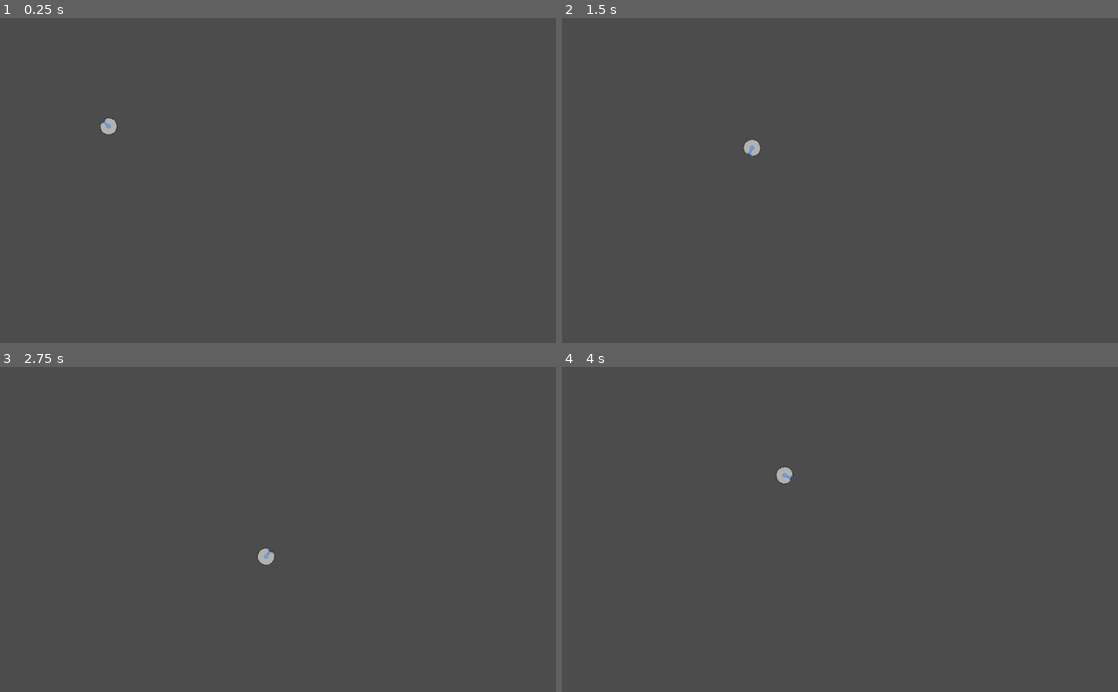
Above: before the commit, frames 1-4 (two rows, left to right).
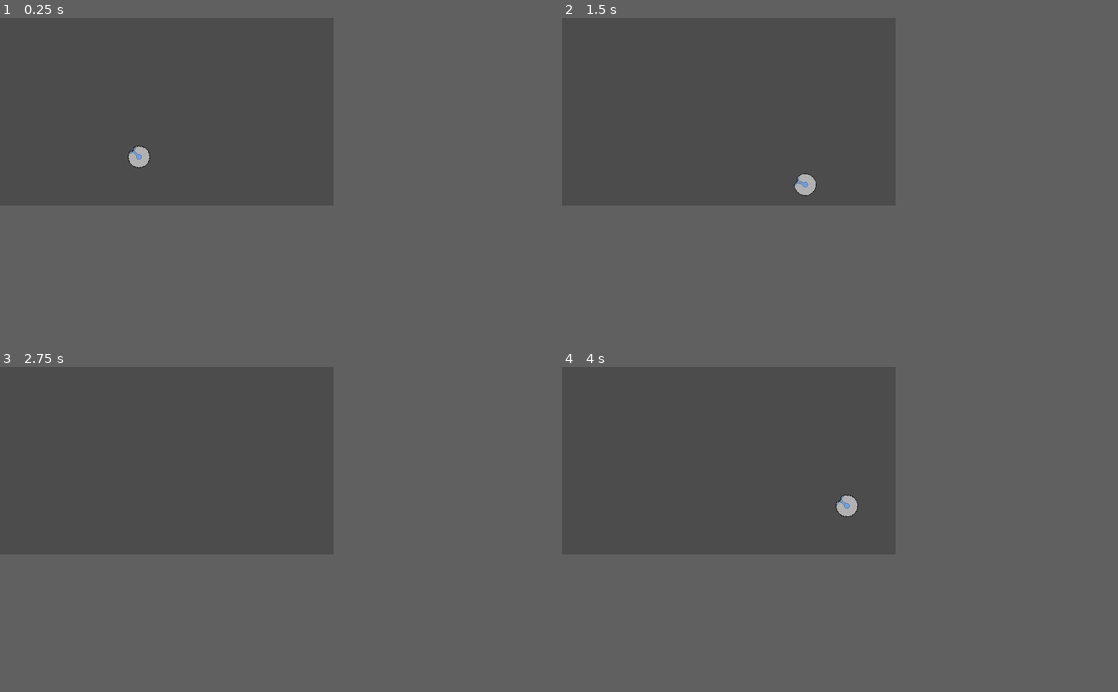
Above: after the commit, the same moments.

Repository: PKGaspi/ACMUPM-GameDevIntro
Game: Godot game, scene res://Main.tscn
Two runs of this game, one before a commit and one after it. Both use one fixed random seed, a clock stepped at 60 frames per second and the inputs below.
Inputs (mouse positions are in pixels of both pictures, inside the frame that each line leads up to):
- Up to frame 1 (0.25 s): no input
- Up to frame 2 (1.5 s): tap Enter at 0.5 s; move the mouse to (962, 164) at 0.52 s; press the mouse at (962, 164) at 0.53 s; hold D (move_right) 0.53-1.28 s; move the mouse to (728, 196) at 1.27 s; release the mouse at (728, 196) at 1.28 s; hold S (move_down) from 1.28 s (still down); click (728, 196) at 1.35 s
- Up to frame 3 (2.75 s): move the mouse to (333, 458) at 2.02 s; release S (move_down) at 2.03 s; press the mouse at (333, 458) at 2.03 s; hold D (move_right) from 2.03 s (still down)
- Up to frame 4 (4 s): move the mouse to (812, 594) at 2.77 s; release D (move_right) at 2.78 s; release the mouse at (812, 594) at 2.78 s; hold W (move_up) 2.78-3.53 s; click (812, 594) at 2.85 s; move the mouse to (1006, 578) at 3.52 s; press the mouse at (1006, 578) at 3.53 s; hold A (move_left) from 3.53 s (still down)
In our replay, the window is 800x468 before the commit and 480x270 after it. These sizes can differ from the game's own. Grey fills any space a smaller window leaves; there, only what the larger window draws over its background counts as a difference.

The runs differ from the first frame. In frame 1, 0.3% of the frame differs, in the area x 18-27%, y 30-47%; in frame 2, 0.3%; in frame 3, 0.1%; in frame 4, 0.3%, in the area x 38-54%, y 30-47%.

Commit message:
Adjsuted project settings

Diff:
--- a/project.godot
+++ b/project.godot
@@ -18,6 +18,13 @@
 config/name="Basic Shoter"
 run/main_scene="res://Main.tscn"
 config/icon="res://icon.png"
+
+[display]
+
+window/size/width=480
+window/size/height=270
+window/stretch/mode="2d"
+window/stretch/aspect="keep"
 
 [importer_defaults]
 
Not shown, changed: notas.md
